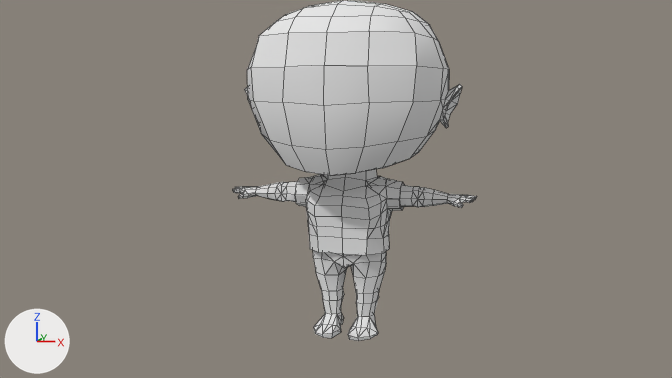
One commit to the Blender file raw/models/characters/marks/nova-kid.blend: the scene before it, then after it.
Both versions are drawn from the file's camera 'Camera'. Every picture has the same lights, and +X, +Y and +Z are marked at lower left. Mesh edges are drawn as thin lines.

The first picture shows 'face', 'novakid', 'tshirt'.
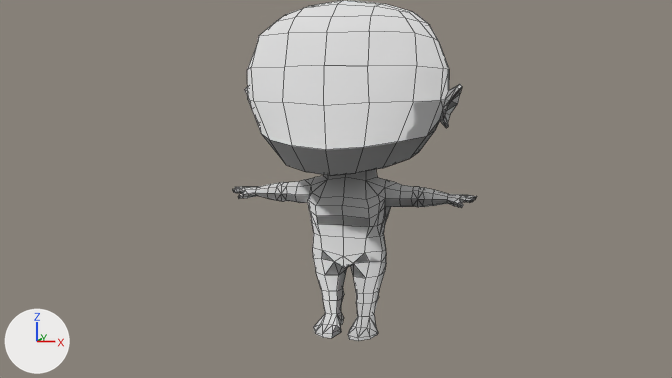
The change in detail:
me_face has 20 vertices, 12 faces and spans x -2.75..2.75, y -3.34..-2.19, z 5.94..9.46.
me_face is used by ob_face; location (0.0, 0.0, 0.0).
Verts and faces of me_face; kept vertices keep their numbers, new ones are numbered from 20.
Before the commit, vertices of me_face: 0 (1.65, -2.19, 6.2) at pixel (382, 168), 2 (0.85, -2.6, 6.04) at pixel (355, 173), 4 (2.16, -2.42, 7.07) at pixel (397, 141), 6 (1.2, -2.97, 6.92) at pixel (363, 147), 8 (0.0, -2.63, 5.94) at pixel (330, 175).
Before the commit, vertices of me_face: 9 (-1.65, -2.19, 6.2) at pixel (286, 165), 12 (-0.85, -2.6, 6.04) at pixel (305, 171), 14 (0.0, -3.12, 6.83) at pixel (325, 149), 15 (-2.16, -2.42, 7.07) at pixel (269, 139), 18 (-1.2, -2.97, 6.92) at pixel (291, 145).
Part 1, on me_face:
Faces deleted: (2, 6, 14, 8), (0, 4, 6, 2), (8, 14, 18, 12), (9, 12, 18, 15).
New faces: (2, 8, 14, 6), (0, 2, 6, 4), (8, 12, 18, 14), (9, 15, 18, 12).
Mesh me_face_001 is new.
It has 356 vertices, 415 faces and spans x -0.03..4.5, y -3.34..3.2, z 0.01..11.81.
Faces by material slot: [6, 409].
It uses material mat_kid_face (its picture is missing).
It uses material mat_kid_skin (its picture is missing).
Object 'tshirt' (ob_tshirt) is now hidden.
Object 'novakid' (ob_novakid) gains a NORMAL_EDIT modifier named 'Set Split Normals'.
Modifier setting: target = ob_novakid_reference.
Object 'novakid reference' (ob_novakid_reference) is new; it shows me_face_001.
Its location is (0.0, 0.0, 0.0).
It gains a MIRROR modifier named 'Mirror'.
Its hide viewport is True.

What differs and where, as boxes [x1, y1, x2, y2] in the pictures (672 x 378 px; the box of a moved part takes in the faces that stretch with it):
'novakid', modifiers changed: [232, 0, 477, 341] in both
'tshirt', hidden: before [295, 174, 404, 255]
part 1 of me_face, moved or reshaped: [270, 140, 397, 176] in both
